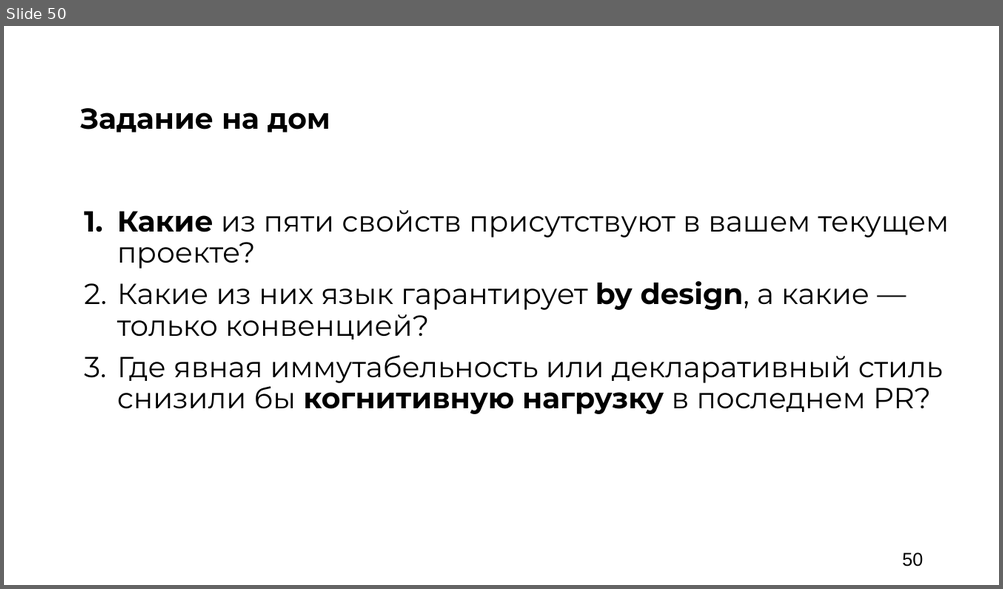
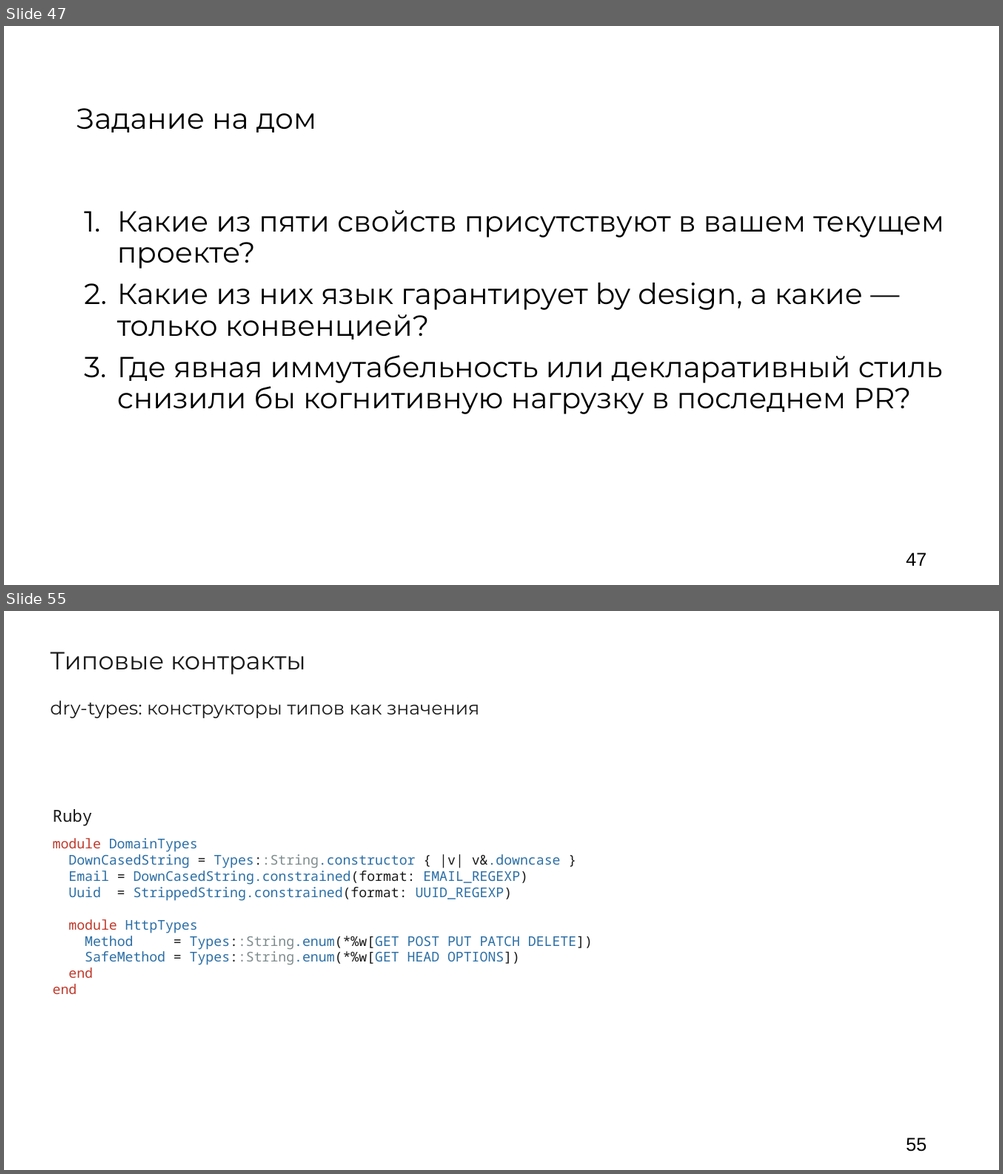
Before and after one commit to argent-smith/presentations, a slide deck: FP_Talk_2026/nastachku/presentation.pptx. Shown one above the other, each under a label of ours: slide 50 before the commit, slides 47 and 55 after it; the slides between them are not shown. The pictures are 1003x589 and 1003x1174 pixels, drawn with LibreOffice and Linux fonts; fonts in the diff are those of the drawing; background and template pictures are left out. Boxes give left, top, right and bottom in pixels: in the first picture for what was removed or moved away, otherwise in the second. Text is boxed around its words. In the diff, an @@ line names an element or a change of style, - is before the commit and + after.

```diff
--- a/FP_Talk_2026/nastachku/presentation.pptx
+++ b/FP_Talk_2026/nastachku/presentation.pptx
@@ slide 55 added at <box>4,611,999,1170</box>, background #FFFFFF @@
@@ text added at <box>50,652,306,675</box>, 24 pt, text #1A1A1A @@
+Типовые контракты
@@ text added at <box>50,701,479,718</box>, 18 pt, text #1A1A1A @@
+dry-types: конструкторы типов как значения
@@ text added at <box>53,809,592,994</box>, 13 pt, text #2C6FA6 @@
+Ruby
+module DomainTypes
+DownCasedString = Types::String.constructor { |v| v&.downcase }
+Email = DownCasedString.constrained(format: EMAIL_REGEXP)
+Uuid = StrippedString.constrained(format: UUID_REGEXP)
+module HttpTypes
+Method = Types::String.enum(*%w[GET POST PUT PATCH DELETE])
+SafeMethod = Types::String.enum(*%w[GET HEAD OPTIONS])
+end
+end
@@ page number added at <box>905,1138,926,1152</box>, 18 pt, text #000000 @@
+55
@@ what was slide 50 is now slide 47 @@
@@ slide 47 changed as well @@
@@ text "Задание на дом" at <box>76,108,316,133</box>: bold off @@
@@ text "Какие из пяти свойств присутствуют ..." at <box>117,210,944,414</box>: bold off in "Какие", "by design,", "когнитивную нагрузку"; less space between paragraphs @@
@@ page number removed at <box>902,553,922,567</box> @@
-50
@@ page number added at <box>905,553,926,566</box>, 18 pt, text #000000 @@
+47
```
Also in this commit, not shown: 16 other slides changed, 41 other slides added, 34 slides removed, 13 other files.
